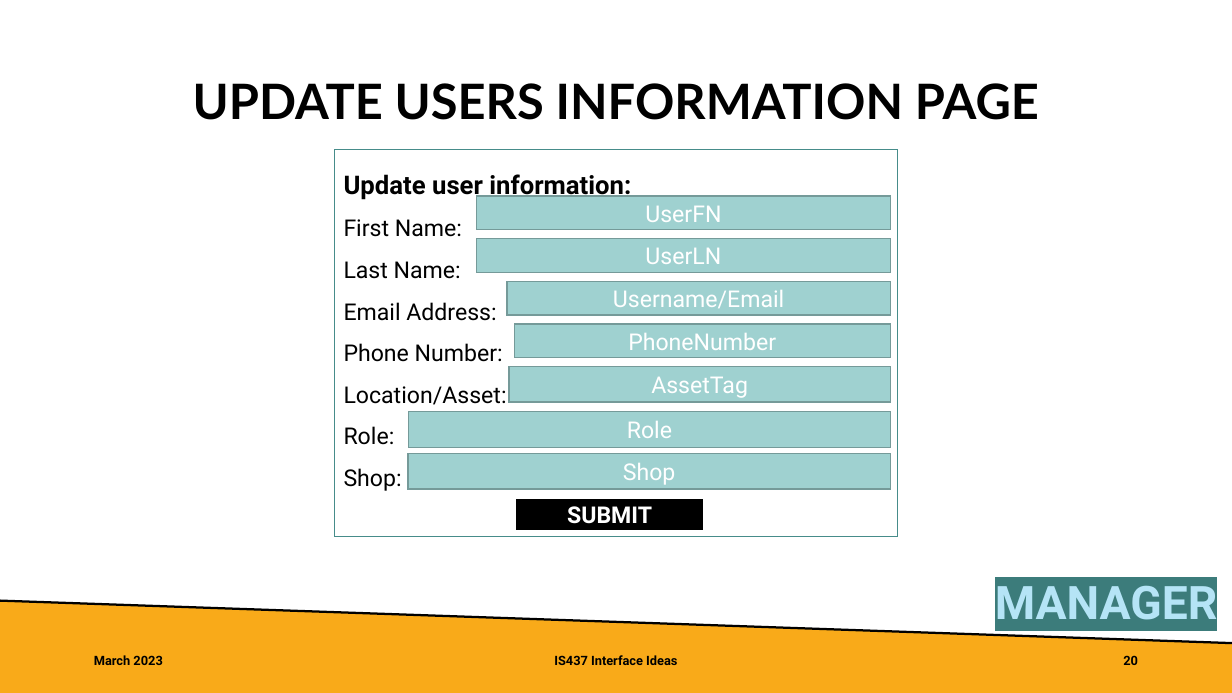
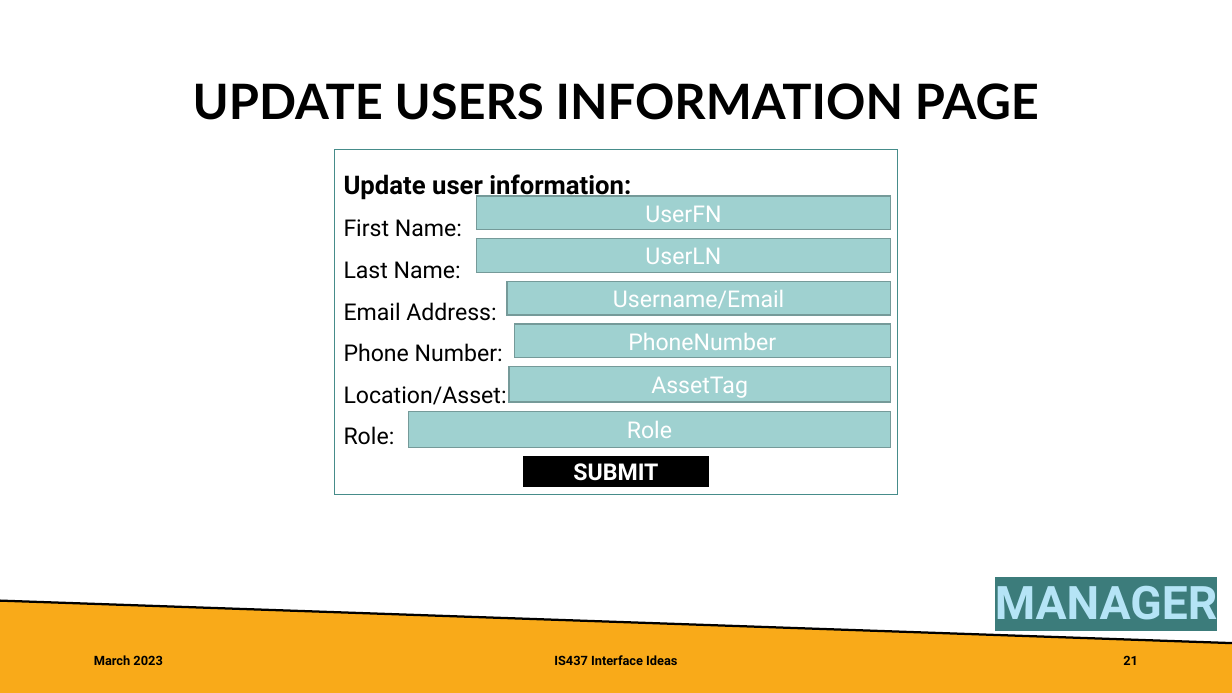
Before and after one commit to KSiva199/Website437, a slide deck: slide 21 of IS437FPInterfaceIdeas.pptx (slide 20 before the commit). Drawn at 1232x693 pixels with LibreOffice and Linux fonts; fonts in the diff are those of the drawing. Boxes give left, top, right and bottom in pixels: in the first picture for what was removed or moved away, otherwise in the second. Text is boxed around its words. In the diff, an @@ line names an element or a change of style, - is before the commit and + after.

```diff
--- a/IS437FPInterfaceIdeas.pptx
+++ b/IS437FPInterfaceIdeas.pptx
@@ rectangle "Update user information:": place and size @@
-rectangle "Update user information:" at bbox=[335, 150, 897, 537]
+rectangle "Update user information:" at bbox=[335, 150, 897, 495]
@@ text in rectangle at bbox=[344, 468, 402, 491]: paragraph removed @@
-Shop:
@@ rectangle removed at bbox=[409, 454, 891, 490] @@
-Shop
@@ rectangle "SUBMIT": place and size @@
-rectangle "SUBMIT" at bbox=[518, 500, 703, 530]
+rectangle "SUBMIT" at bbox=[523, 457, 709, 487]
@@ page number at bbox=[1123, 655, 1138, 665]: text changed @@
-20
+21
```
Also in this commit, not shown: 13 other slides changed, 1 slide added, 1 other file.
